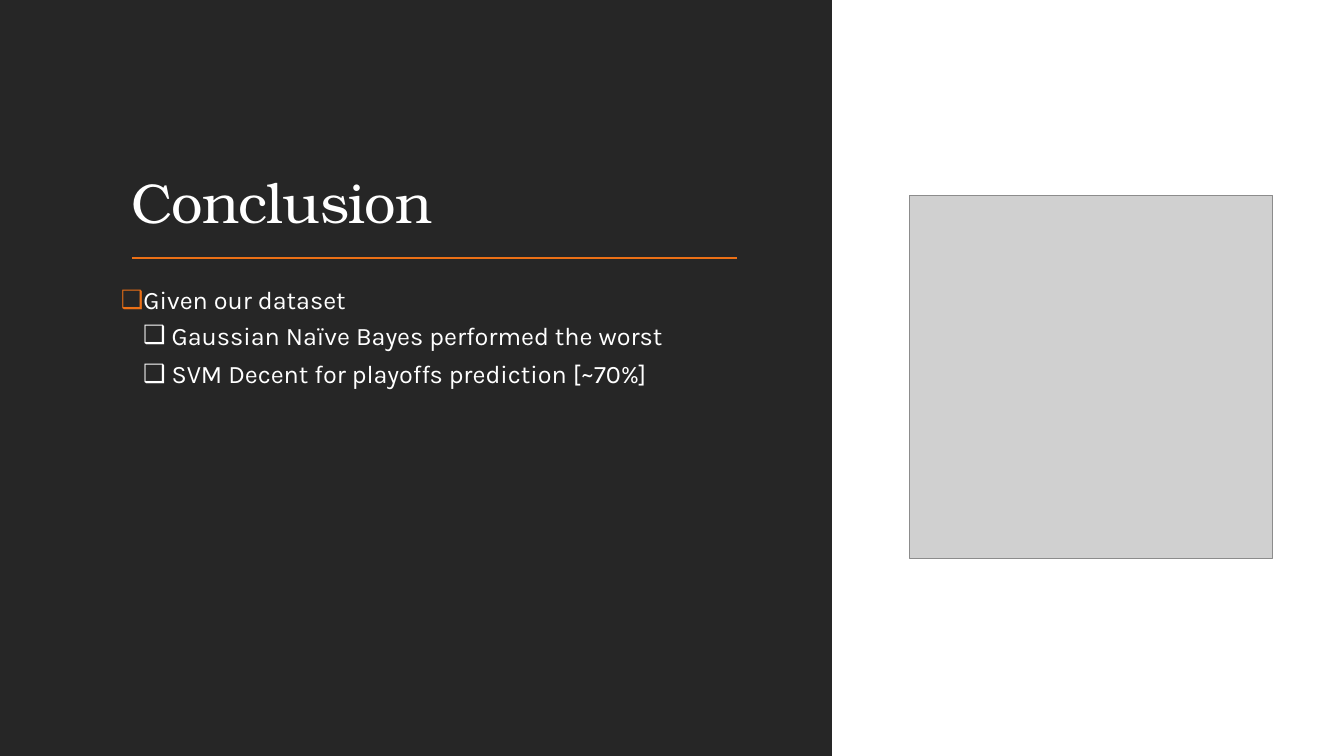
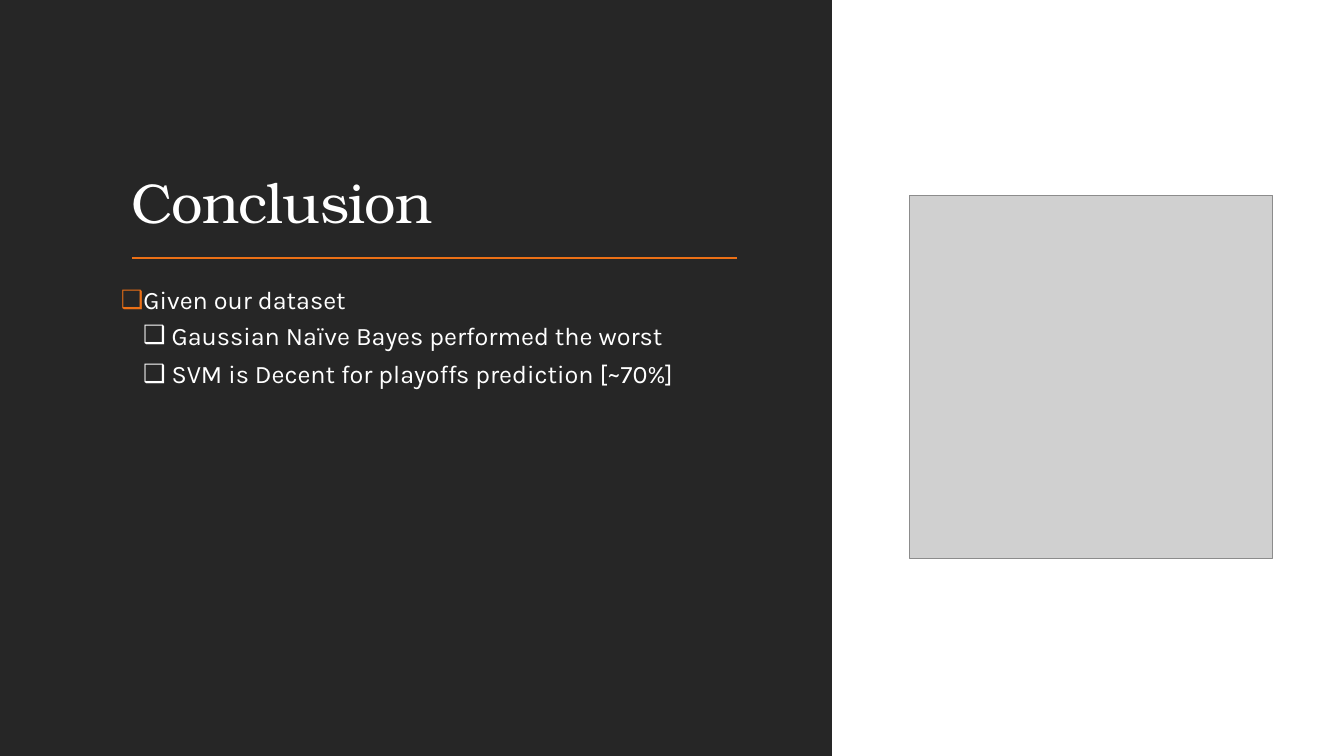
Before and after one commit to skierwing/soen691_project_ed_yr, a slide deck: slide 11 of presentation/SOEN_690_Team_12.pptx. Drawn at 1344x756 pixels with LibreOffice and Linux fonts; fonts in the diff are those of the drawing; grey boxes stand for pictures. Boxes give left, top, right and bottom in pixels: in the first picture for what was removed or moved away, otherwise in the second. Text is boxed around its words. In the diff, an @@ line names an element or a change of style, - is before the commit and + after.

```diff
--- a/presentation/SOEN_690_Team_12.pptx
+++ b/presentation/SOEN_690_Team_12.pptx
@@ text at (172,364,673,389): text changed @@
-  ❑ SVM Decent for playoffs prediction [~70%]
+  ❑ SVM is Decent for playoffs prediction [~70%]
```
Also in this commit, not shown: 1 other slide changed, 1 other file.
